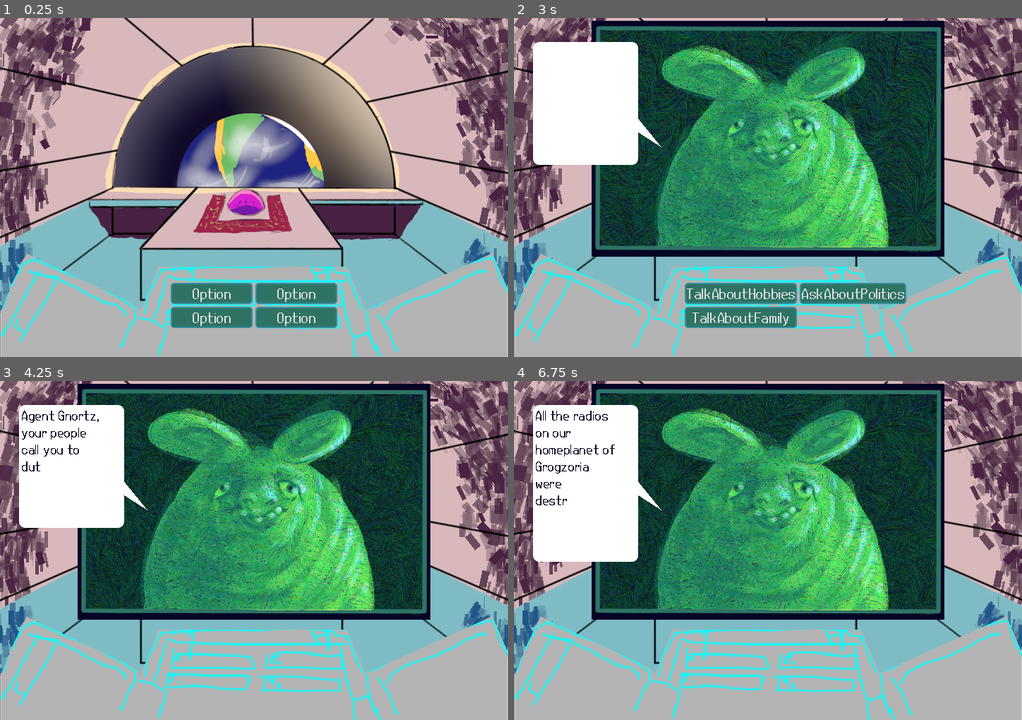
Above: before the commit, frames 1-4 (two rows, left to right).
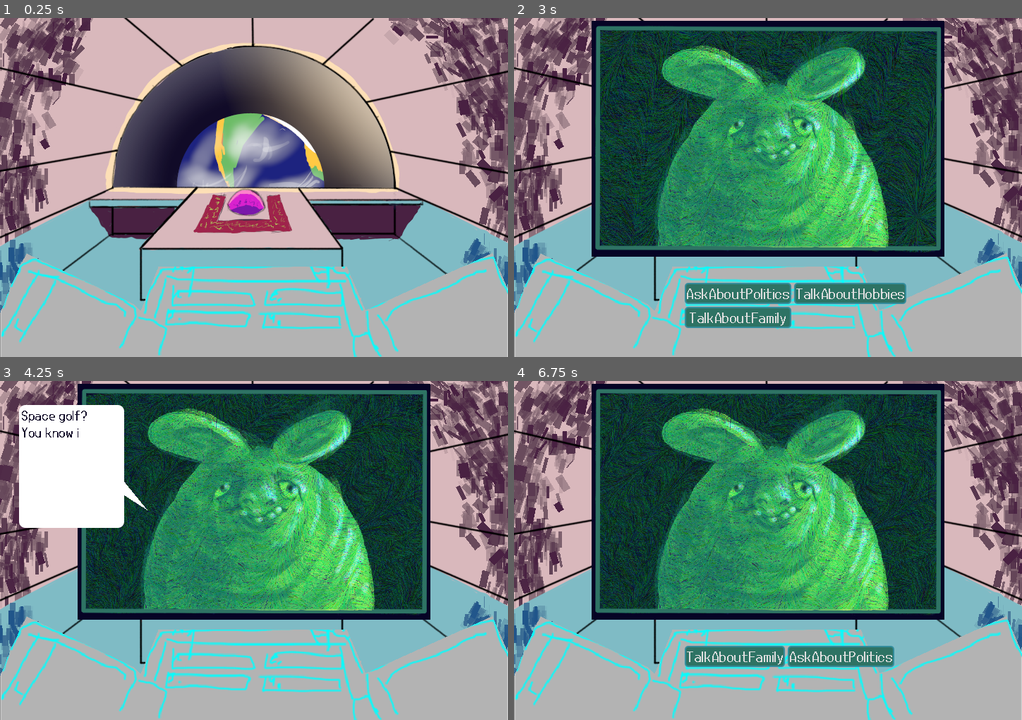
Above: after the commit, the same moments.

Repository: murumart/badass
Game: Godot game, scene res://scenes/encounter/encounter.tscn
Two runs of this game, one before a commit and one after it. Both use one fixed random seed, a clock stepped at 60 frames per second and the inputs below. This scene is started directly instead of the project's main scene.
Inputs (mouse positions are in pixels of both pictures, inside the frame that each line leads up to):
- Up to frame 1 (0.25 s): no input
- Up to frame 2 (3 s): click (727, 292) at 0.5 s, where only the run before the commit has a clickable "Option"; move the mouse to (879, 170) at 1.27 s; move the mouse to (666, 204) at 2.02 s; move the mouse to (818, 112) at 2.77 s
- Up to frame 3 (4.25 s): click "TalkAboutHobbies" at 3.5 s
- Up to frame 4 (6.75 s): click (585, 465) at 4.27 s; click "→" at 5 s; click (585, 465) at 5.77 s; click (625, 516) at 6.5 s, where only the run after the commit has a clickable "→"

The runs differ from the first frame. In frame 1, 4.0% of the frame differs, in the area x 33-67%, y 78-92%; in frame 2, 8.5%; in frame 3, 0.3%; in frame 4, 12%, in the area x 3-75%, y 7-85%.

Commit message:
Bossman speaks correct style

Diff:
--- a/scenes/encounter/console.gd
+++ b/scenes/encounter/console.gd
@@ -1,6 +1,6 @@
 class_name Console extends Node2D
 
-signal topic_chosen(topic: String)
+signal topic_chosen(topic: int)
 
 enum Mode {
 	IDLE,
@@ -18,7 +18,10 @@
 	assert(scanner != null)
 	assert(scanner_default_position != null)
 	assert(topic_buttons.size() == 4 and not topic_buttons.any(func(b: Button) -> bool: return b == null))
+	for i in topic_buttons.size():
+		topic_buttons[i].pressed.connect(_topic_chosen.bind(i))
 	_reset_scanner()
+	_reset_topics()
 
 
 func start_scanning() -> void:
@@ -34,6 +37,11 @@
 	scanner.position = scanner_default_position.position
 
 
+func _reset_topics() -> void:
+	for t in topic_buttons:
+		t.hide()
+
+
 func _process(_delta: float) -> void:
 	match mode:
 		Mode.IDLE: pass
@@ -42,18 +50,15 @@
 			scanner.position = mpos
 
 
-func prepare_topics(topics: PackedStringArray) -> void:
+func prepare_topics(topics: Array[Topic]) -> void:
 	assert(topics.size() <= 4)
 	assert(topics.size() > 0, "need topics to prepare them,.......")
-	for t in topic_buttons:
-		t.hide()
+	_reset_topics()
 	for i in topics.size():
-		topic_buttons[i].text = topics[i]
+		topic_buttons[i].text = topics[i].name
 		topic_buttons[i].show()
-		topic_buttons[i].pressed.connect(_topic_chosen.bind(topics[i]), CONNECT_ONE_SHOT)
 
 
-func _topic_chosen(s: String) -> void:
-	for t in topic_buttons:
-		t.hide()
-	topic_chosen.emit(s)
+func _topic_chosen(i: int) -> void:
+	topic_chosen.emit(i)
+	_reset_topics()
--- a/scenes/encounter/encounter.gd
+++ b/scenes/encounter/encounter.gd
@@ -1,4 +1,12 @@
 class_name Encounter extends Node2D
+
+enum Stage {
+	WAITING,
+	CHOOSING_TOPIC,
+	SPEAKING,
+	REACTING,
+	FINAL_SPEECH,
+}
 
 @export var data: EncounterData
 
@@ -8,16 +16,22 @@
 
 var person: Person
 var background: Node2D
+var stage: Stage
 
 
 func _ready() -> void:
+	stage = Stage.WAITING
+
 	assert(data != null)
 	background = data.background.instantiate()
 	background_parent.add_child(background)
 	person = data.person.instantiate() as Person
 	assert(person != null, "person is null (wrong type?)")
+	person.speaking_finished.connect(_on_person_spoke)
 	person_parent.add_child(person)
 	person.modulate.a = 0
+	assert(console != null)
+	console.topic_chosen.connect(_on_topic_chosen)
 
 	begin_encounter()
 
@@ -28,21 +42,35 @@
 	person.play_animation("idle")
 	tw.tween_property(person, "modulate:a", 1.0, 1.0).from(0.0)
 	tw.tween_interval(1)
-	if not person.starting_lines.is_empty():
+	if false and not person.starting_lines.is_empty():
 		tw.tween_callback(func() -> void:
 			person.speak(person.starting_lines)
 		)
 	tw.tween_callback(func() -> void:
-		var topics := _get_available_topics()
-		topics.shuffle()
-		if topics.size() > 4:
-			topics = topics.slice(0, 4)
-		console.prepare_topics(topics)
+		prepare_topics()
 	)
 
 
-func _get_available_topics() -> Array[String]:
-	var ts: Array[String] = []
+var _prepared_topics: Array[Topic] = []
+func prepare_topics() -> void:
+	assert(stage == Stage.WAITING)
+
+	if person.goal_progress >= person.goal:
+		stage = Stage.FINAL_SPEECH
+		person.speak.call_deferred(person.ending_lines)
+		return
+
+	stage = Stage.CHOOSING_TOPIC
+	var topics := _get_available_topics()
+	topics.shuffle()
+	if topics.size() > 4:
+		topics = topics.slice(0, 4)
+	console.prepare_topics(topics)
+	_prepared_topics = topics
+
+
+func _get_available_topics() -> Array[Topic]:
+	var ts: Array[Topic] = []
 	for t in person.topics:
 		match t.topic_appears_when:
 			Topic.PrereqBehaviour.NO_PREREQUISITE: pass
@@ -51,17 +79,25 @@
 				if not person.is_topic_exhausted(prerec):
 					continue # don't add this topic
 		if person.is_topic_exhausted(t): continue
-		ts.append(t.name)
+		ts.append(t)
 	assert(not ts.is_empty(), "no topics are available....")
 	return ts
 
 
-func _on_topic_chosen(topic: String) -> void:
-	for t in person.topics:
-		if t.name != topic: continue
-		person.progress_topic(t)
-		return
-	assert(false, "don't have this topic at all.")
+func _on_topic_chosen(topic: int) -> void:
+	assert(stage == Stage.CHOOSING_TOPIC)
+	var t: Topic = _prepared_topics[topic]
+	var progress := person.progress_topic_and_get_previous(t)
+	stage = Stage.SPEAKING
+	person.further_goal(t.contribution_to_goal)
+	person.speak(t.responses[progress])
+
+
+func _on_person_spoke() -> void:
+	if stage == Stage.FINAL_SPEECH:
+		assert(false, "go to next encopunter here")
+	stage = Stage.WAITING
+	prepare_topics()
 
 
 static func enter(tree: SceneTree, edata: EncounterData) -> void:
--- a/scenes/encounter/people/boss.tscn
+++ b/scenes/encounter/people/boss.tscn
@@ -29,12 +29,14 @@
 name = "TalkAboutFamily"
 responses = PackedStringArray("My family? Thank you for asking agent Gnortz my wife and three hundred twenty six children are doing quite well, but we have a mission to get on with right now.\n")
 emotional_response = 4
+contribution_to_goal = 1.0
 metadata/_custom_type_script = "uid://dv5b43nkgajqi"
 
 [sub_resource type="Resource" id="Resource_iotei"]
 script = ExtResource("2_0mxwg")
 name = "TalkAboutHobbies"
 responses = PackedStringArray("Space golf? You know i love it Gnortz!\nBut really agent, we DO have a mission to get on with here!")
+contribution_to_goal = -0.30000000000000004
 metadata/_custom_type_script = "uid://dv5b43nkgajqi"
 
 [sub_resource type="Resource" id="Resource_ffpwu"]
@@ -488,6 +490,7 @@
 The creation of radios is a craft long lost to our artisans.
 Only known creature capable of such feats is a great Terran inventor Ni-Cola Tesla.
 You must find him or her and request his aid to save the infrastructure of our society for without radios it will surely collapse..."
+ending_lines = "You win!!! hahahahahahahprepare_topics"
 animator = NodePath("Animator")
 
 [node name="Animator" type="AnimationPlayer" parent="." index="0" unique_id=214613681]
--- a/scenes/encounter/people/person.gd
+++ b/scenes/encounter/people/person.gd
@@ -11,6 +11,7 @@
 @export var topics: Array[Topic]
 @export_range(1.0, 10.0, 0.05) var goal: float
 @export_multiline var starting_lines: String
+@export_multiline var ending_lines: String
 
 @export_group("Internal")
 @export var speech_bubble: SpeechBubble
@@ -27,11 +28,13 @@
 @export_group("")
 
 var topic_progresses: Dictionary[Topic, int]
+var goal_progress: float = 0.0
 
 
 func _ready() -> void:
 	assert(animator != null, "person needs an animator to be animated.")
 	assert(speech_bubble != null)
+	assert(ending_lines != "", "person needs lines to end encounter with")
 	_validate_topics() # TODO uncomment when the logic is implemented
 
 	state = State.IDLE
@@ -61,8 +64,14 @@
 	return get_topic_progress(topic) == topic.responses.size()
 
 
-func progress_topic(topic: Topic) -> void:
-	topic_progresses[topic] = topic_progresses.get(topic, 0) + 1
+func progress_topic_and_get_previous(topic: Topic) -> int:
+	var p: int = topic_progresses.get(topic, 0)
+	topic_progresses[topic] = p + 1
+	return p
+
+
+func further_goal(progress: float) -> void:
+	goal_progress += progress
 
 
 func _on_state_set(to: State, old: State) -> void:
--- a/scenes/encounter/people/person.tscn
+++ b/scenes/encounter/people/person.tscn
@@ -9,6 +9,7 @@
 metadata/_custom_type_script = "uid://iujsf2pw8lm2"
 
 [node name="SpeechBubble" parent="." unique_id=663125359 instance=ExtResource("2_n8r47")]
+z_index = 5
 offset_left = -175.0
 offset_top = -127.0
 offset_right = -26.0
--- a/scenes/ui/speech_bubble.gd
+++ b/scenes/ui/speech_bubble.gd
@@ -13,6 +13,7 @@
 
 @export var textlabel: RichTextLabel
 @export var nextbutton: Button
+@export var skipbutton: Button
 
 var _remove_bbcode_regex := RegEx.new()
 
@@ -20,10 +21,13 @@
 func _ready() -> void:
 	assert(textlabel != null)
 	assert(nextbutton != null)
+	assert(skipbutton != null)
 	hide()
 	_remove_bbcode_regex.compile("\\[.+?\\]")
 	nextbutton.pressed.connect(request_next_line)
+	skipbutton.pressed.connect(_on_skip_pressed)
 	nextbutton.hide()
+	skipbutton.hide()
 
 
 func speak_lines(lines: PackedStringArray) -> void:
@@ -41,18 +45,28 @@
 	hide()
 
 
+var speaker_tween: Tween
 func speak_text(text: String) -> void:
 	assert(state == State.SPEAKING)
+	skipbutton.show()
 	state = State.SPEAKING
 	textlabel.text = text
 	textlabel.visible_ratio = 0.0
-	var tw := create_tween()
+	speaker_tween = create_tween()
 	var stripped := _remove_bbcode_regex.sub(text, "", true)
-	tw.tween_property(textlabel, ^"visible_ratio", 1.0, stripped.length() * 0.03)
-	tw.tween_callback(func() -> void:
+	speaker_tween.tween_property(textlabel, ^"visible_ratio", 1.0, stripped.length() * 0.03)
+	speaker_tween.tween_callback(func() -> void:
 		line_finished.emit()
 	)
 
 
+func _on_skip_pressed() -> void:
+	assert(state == State.SPEAKING)
+	speaker_tween.kill()
+	textlabel.visible_ratio = 1.0
+	line_finished.emit()
+	skipbutton.hide()
+
+
 func request_next_line() -> void:
 	_next_line_requested.emit()
--- a/scenes/ui/speech_bubble.tscn
+++ b/scenes/ui/speech_bubble.tscn
@@ -17,7 +17,7 @@
 _data = [Vector2(0, 1), 0.0, 0.0, 0, 0, Vector2(1, 0), 0.0, 0.0, 0, 0]
 point_count = 2
 
-[node name="SpeechBubble" type="PanelContainer" unique_id=663125359 node_paths=PackedStringArray("textlabel", "nextbutton")]
+[node name="SpeechBubble" type="PanelContainer" unique_id=663125359 node_paths=PackedStringArray("textlabel", "nextbutton", "skipbutton")]
 offset_left = 1.0
 offset_right = 150.0
 offset_bottom = 174.0
@@ -26,6 +26,7 @@
 script = ExtResource("1_kdf6q")
 textlabel = NodePath("MarginContainer/RichTextLabel")
 nextbutton = NodePath("HBoxContainer/VBoxContainer/NextSpeechButton")
+skipbutton = NodePath("SkipStuff")
 
 [node name="Line2D" type="Line2D" parent="." unique_id=1952329087]
 position = Vector2(7, 7)
@@ -57,3 +58,8 @@
 [node name="NextSpeechButton" type="Button" parent="HBoxContainer/VBoxContainer" unique_id=836767141]
 layout_mode = 2
 text = "→"
+
+[node name="SkipStuff" type="Button" parent="." unique_id=1746732867]
+visible = false
+layout_mode = 2
+flat = true
